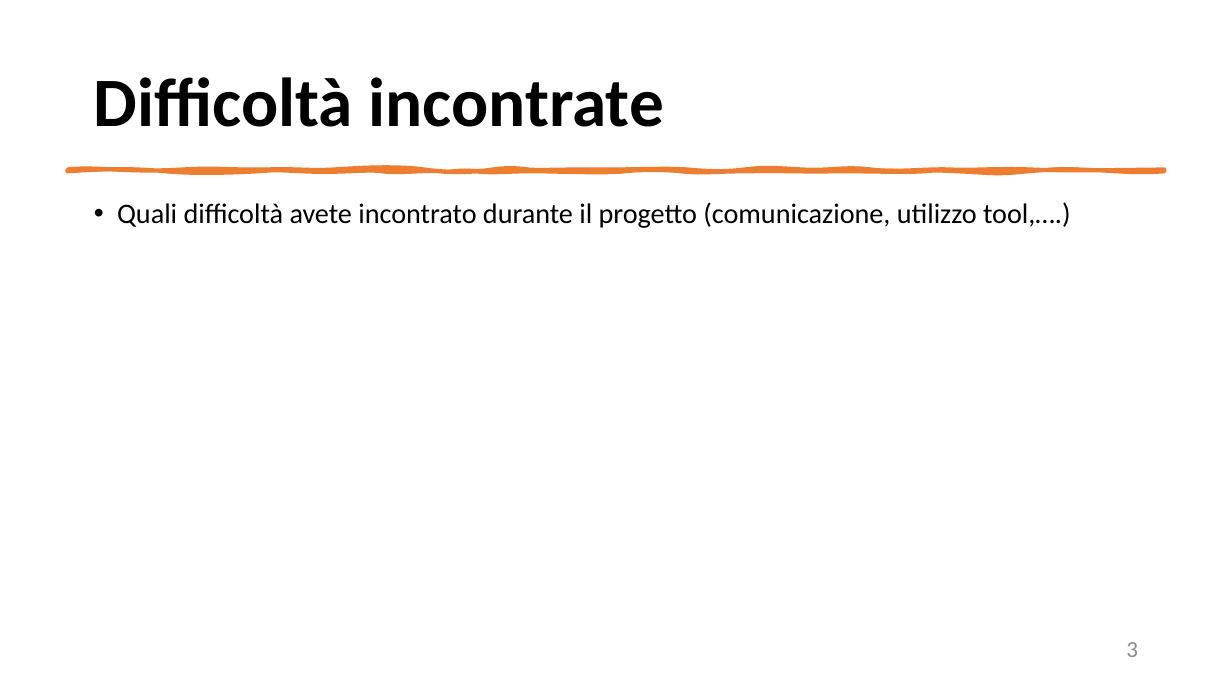
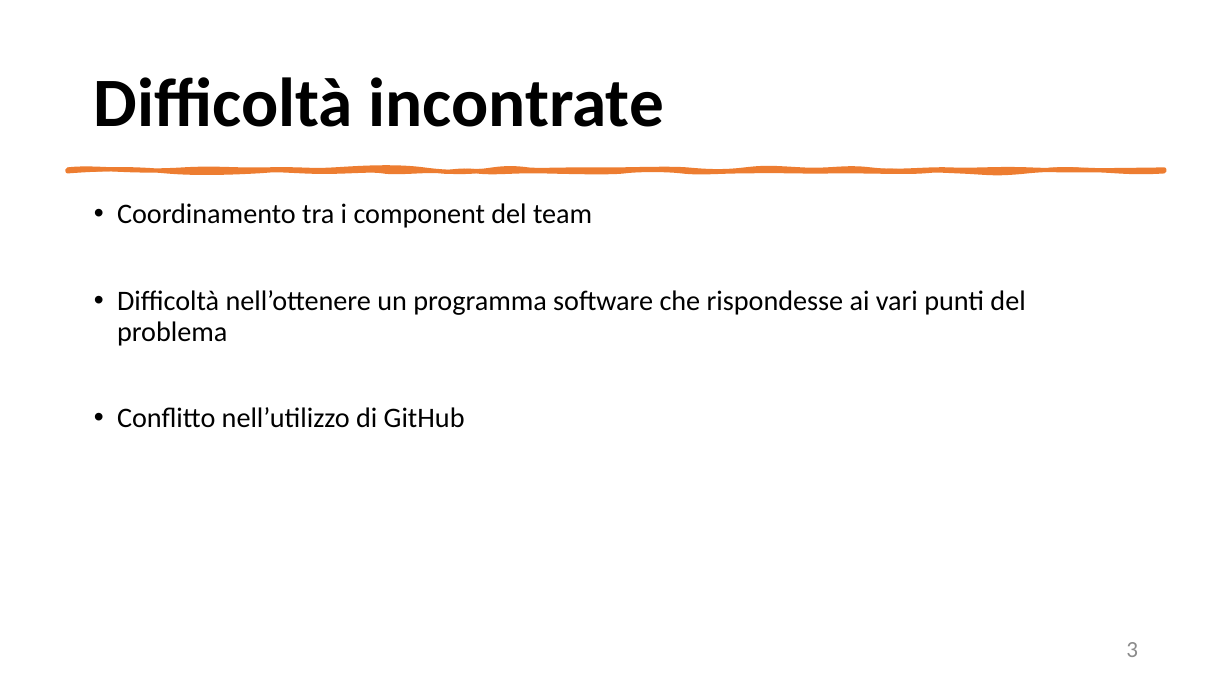
Before and after one commit to mangilimatteo/Progetto_Ingegneria_Software_Cattaneo_Mangili_Saini, a slide deck: slide 3 of Presentazione_Progetto.pptx. Drawn at 1232x693 pixels with LibreOffice and Linux fonts; fonts in the diff are those of the drawing. Boxes give left, top, right and bottom in pixels: in the first picture for what was removed or moved away, otherwise in the second. Text is boxed around its words. In the diff, an @@ line names an element or a change of style, - is before the commit and + after.

```diff
--- a/Presentazione_Progetto.pptx
+++ b/Presentazione_Progetto.pptx
@@ text at (117, 203, 1025, 428): text changed @@
-• Quali difficoltà avete incontrato durante il progetto (comunicazione, utilizzo tool,….)
+• Coordinamento tra i component del team
+• Difficoltà nell’ottenere un programma software che rispondesse ai vari punti del problema
+• Conflitto nell’utilizzo di GitHub
```
Also in this commit, not shown: 6 other slides changed.
